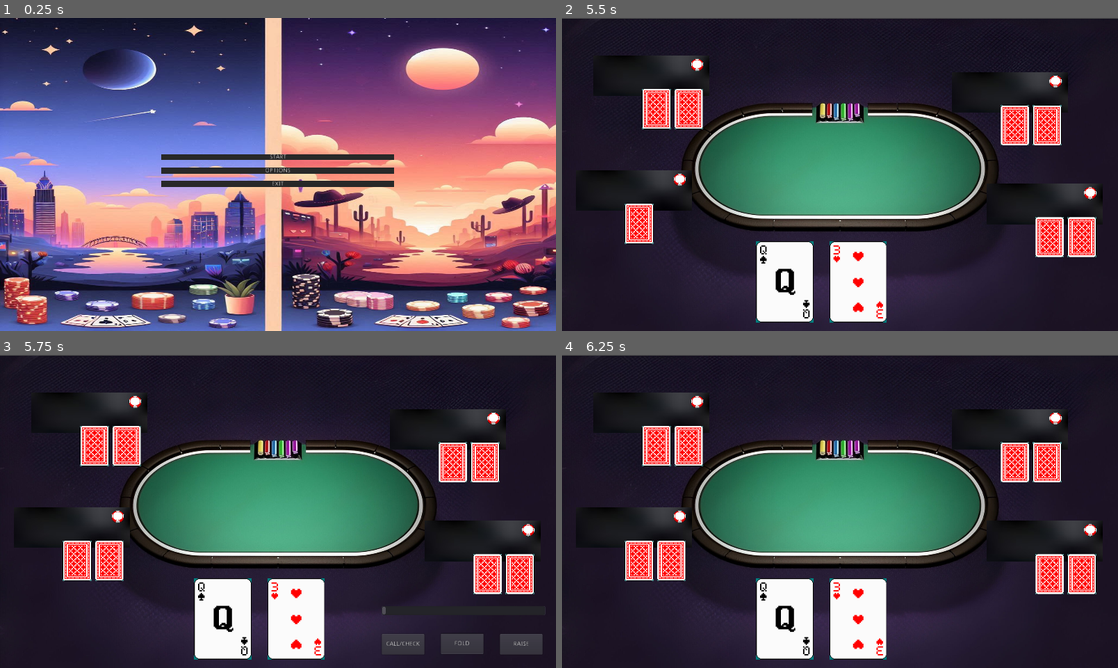
Above: before the commit, frames 1-4 (two rows, left to right).
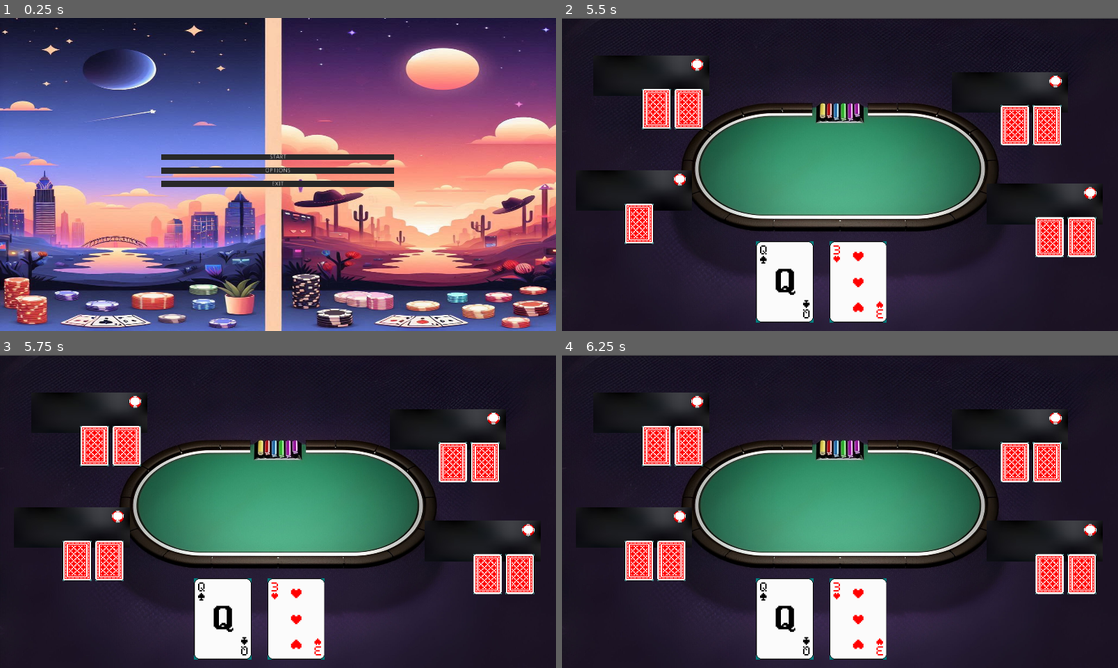
Above: after the commit, the same moments.

Repository: Jesusaez/PokerWithFriends_Game
Game: Godot game, scene res://escenas/Menu.tscn
The game is run twice, just before and just after one commit, with the same random seed, the same clock (stepped at 60 frames per second) and the same inputs.
Inputs (mouse positions are in pixels of both pictures, inside the frame that each line leads up to):
- Up to frame 1 (0.25 s): no input
- Up to frame 2 (5.5 s): click "START" at 0.5 s; tap Enter at 2, 5 s; tap Space at 3.5 s
- Up to frame 3 (5.75 s): no input
- Up to frame 4 (6.25 s): click (1084, 642) at 5.75 s, where only the run before the commit has a clickable "RAISE"

Frames 1-2 are identical in both runs. In frame 3, 1.5% of the frame differs, in the area x 68-99%, y 80-96%; in frame 4, nothing differs.
Error after the commit: First argument of yield() not of type object. (res://Scripts/Gamse.gd:122)

Commit message:
Pruebas Turnos

Diff:
--- a/Scripts/Gamse.gd
+++ b/Scripts/Gamse.gd
@@ -58,10 +58,11 @@
 var PlayerFolded = [false, false, false, false, false]
 var playerName = ["Pedro Sanchez","Mario Mendez", "Jesus Saez", "Eric Garcia", "Josep Ruiz"]
 var playerCards=[]
+var chipsInTable=0 setget set_chips_Table
 var turnoJug=0
 var numPlayer=5
 var bets_scene  # Referencia a la interfaz `Bets`
-
+var opcionTurno
 # Escenas  instanciar
 var player_card_scene = preload("res://escenas/InterfazEnemy.tscn")
 var card_scene = preload("res://escenas/Carta.tscn")
@@ -118,17 +119,58 @@
 func oneRound():
 	#Robar Cartas
 	yield(mostrar_cartas_secuencialmente(), "completed")
+	yield(ponerFichasInicio(), "completed")
 	yield(tomaDecisiones(), "completed")
 
 	turnoJug=turnoJug+1;
+	chipsInTable=0;
+
+func ponerFichasInicio():
+	PlayerChips[turnoJug]=PlayerChips[turnoJug]-50;
+	PlayerChips[turnoJug+1]=PlayerChips[turnoJug+1]-100;
+	chipsInTable=chipsInTable+150;
+
+
+func set_chips_Table(value):
+	chipsInTable = value
+	print("La variable de chips cambió a: ", value)
+	mostrarChipsMesa()  # Llama a la función que deseas ejecutar.
+
+func mostrarChipsMesa():
+	print("Se ejecuta la función al cambiar la variable.")
+
+
+func fold():
+	PlayerFolded[turnoJug]=true;
+
+#func call():
+
+
+#func raise():
 
 
 func tomaDecisiones():
+# warning-ignore:unused_variable
 	for i in range(numPlayer):
-		if turnoJug==0:
-			yield(tomaDecisionJugador(), "completed")
-		else:
-			yield(tomaDecisionBots(), "completed")
+		if(i==0):
+			PlayerChips[turnoJug]=PlayerChips[turnoJug]-50;
+		if(i==1):
+			PlayerChips[turnoJug]=PlayerChips[turnoJug]-100;
+		if(PlayerFolded[turnoJug]==false):
+			if turnoJug==0:
+				yield(tomaDecisionJugador(), "completed")
+			else:
+				yield(tomaDecisionBots(), "completed")
+
+			if opcionTurno==1:
+				pass
+				#yield(call(), "completed")
+			else:
+				if opcionTurno==2:
+					yield(fold(), "completed")
+				else:
+					pass
+				#	yield(raise(), "completed")
 		turnoJug=turnoJug+1;
 		if turnoJug>4:
 			turnoJug=0;
@@ -143,18 +185,13 @@
 func _on_boton_presionado(opcion):
 	print("Botón seleccionado:", opcion)
 	# Aquí puedes realizar acciones basadas en la opción
-	if opcion==1:
-		print("Botón seleccionado:", opcion)
-	else:
-		if opcion==2:
-			print("Botón seleccionado:", opcion)
-		else:
-			print("Botón seleccionado:", opcion)
+	opcionTurno=opcion
+	print("Botón seleccionado:", opcion)
 	$Interfaz_Bets.hide()
 
 
 func tomaDecisionBots():
-	var opcion = rng.randf_range(0, 4)
+	opcionTurno = rng.randf_range(0, 4)
 	yield(get_tree().create_timer(rng.randf_range(0, 4)), "timeout")
 
 
